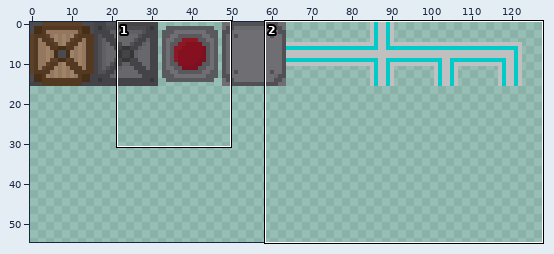
A sprite sheet gets an edit: Wargames2024/Assets/Content/Sprites/SpriteSheet.png. Above: a wide view before the commit, with the close-up outlined.
Close-up. First the earlier version:
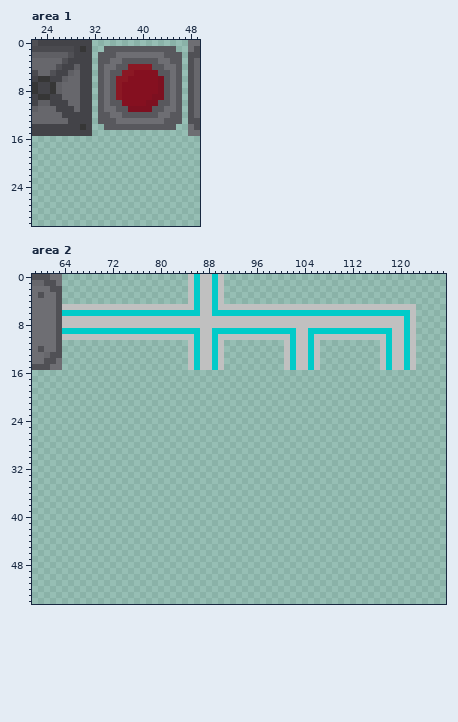
The file is 160x160 pixels. Colours within 5 levels of each other are drawn and written as one. Shown: area 1: x 22..49, y 0..30; area 2: x 59..127, y 0..54. The wide view leaves out empty margins.
After:
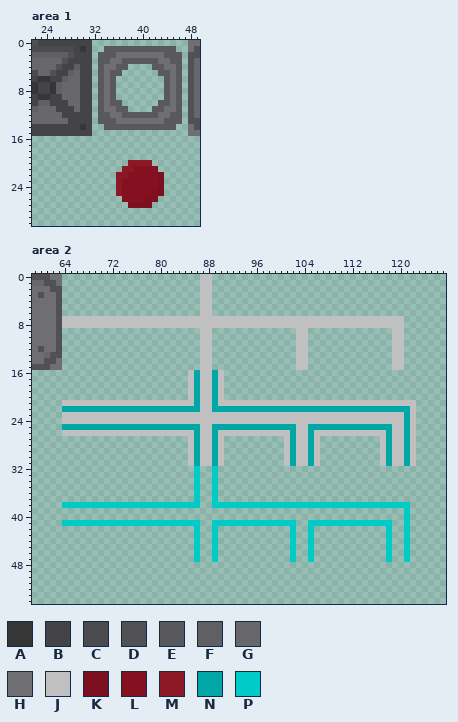
Palette (. is transparent): A #363636  B #434348  C #4a4a4f  D #505055  E #58585d  F #5f5f64  G #67676c  H #6e6e73  J #c0c0c0  K #7d1020  L #851020  M #8b1824  N #00a7a6  P #00cbc9
From old to new:
Changed rows in their new state; - is an unchanged pixel.
Area 1:
first column x 36:
 4 --....--
 5 -......-
 6 ........
 7 ........
 8 ........
 9 ........
10 -......-
11 --....--
first column x 36:
20 --MMMM--
21 -MMLLLL-
22 MMLLLLLK
23 MLLLLLLK
24 MLLLLLLK
25 MLLLLLKK
26 -LLLLKK-
27 --KKKK--
Area 2:
first column x 64:
 0 ---------------------..--..--------------------------------
 1 ---------------------..--..--------------------------------
 2 ---------------------..--..--------------------------------
 3 ---------------------..--..--------------------------------
 4 ---------------------..--..--------------------------------
 5 .......................--..................................
 6 .......................--..................................
 7 ---------------------------------------------------------..
 8 ---------------------------------------------------------..
 9 .......................--..............--..............--..
10 .......................--..............--..............--..
11 ---------------------..--..----------..--..----------..--..
12 ---------------------..--..----------..--..----------..--..
13 ---------------------..--..----------..--..----------..--..
14 ---------------------..--..----------..--..----------..--..
15 ---------------------..--..----------..--..----------..--..
16 ---------------------JNJJNJ--------------------------------
17 ---------------------JNJJNJ--------------------------------
18 ---------------------JNJJNJ--------------------------------
19 ---------------------JNJJNJ--------------------------------
20 ---------------------JNJJNJ--------------------------------
21 JJJJJJJJJJJJJJJJJJJJJJNJJNJJJJJJJJJJJJJJJJJJJJJJJJJJJJJJJJJ
22 NNNNNNNNNNNNNNNNNNNNNNNJJNNNNNNNNNNNNNNNNNNNNNNNNNNNNNNNNNJ
23 JJJJJJJJJJJJJJJJJJJJJJJJJJJJJJJJJJJJJJJJJJJJJJJJJJJJJJJJJNJ
24 JJJJJJJJJJJJJJJJJJJJJJJJJJJJJJJJJJJJJJJJJJJJJJJJJJJJJJJJJNJ
25 NNNNNNNNNNNNNNNNNNNNNNNJJNNNNNNNNNNNNNNJJNNNNNNNNNNNNNNJJNJ
26 JJJJJJJJJJJJJJJJJJJJJJNJJNJJJJJJJJJJJJNJJNJJJJJJJJJJJJNJJNJ
27 ---------------------JNJJNJ----------JNJJNJ----------JNJJNJ
28 ---------------------JNJJNJ----------JNJJNJ----------JNJJNJ
29 ---------------------JNJJNJ----------JNJJNJ----------JNJJNJ
30 ---------------------JNJJNJ----------JNJJNJ----------JNJJNJ
31 ---------------------JNJJNJ----------JNJJNJ----------JNJJNJ
32 ----------------------P--P---------------------------------
33 ----------------------P--P---------------------------------
34 ----------------------P--P---------------------------------
35 ----------------------P--P---------------------------------
36 ----------------------P--P---------------------------------
37 ----------------------P--P---------------------------------
38 PPPPPPPPPPPPPPPPPPPPPPP--PPPPPPPPPPPPPPPPPPPPPPPPPPPPPPPPP-
39 ---------------------------------------------------------P-
40 ---------------------------------------------------------P-
41 PPPPPPPPPPPPPPPPPPPPPPP--PPPPPPPPPPPPPP--PPPPPPPPPPPPPP--P-
42 ----------------------P--P------------P--P------------P--P-
43 ----------------------P--P------------P--P------------P--P-
44 ----------------------P--P------------P--P------------P--P-
45 ----------------------P--P------------P--P------------P--P-
46 ----------------------P--P------------P--P------------P--P-
47 ----------------------P--P------------P--P------------P--P-
